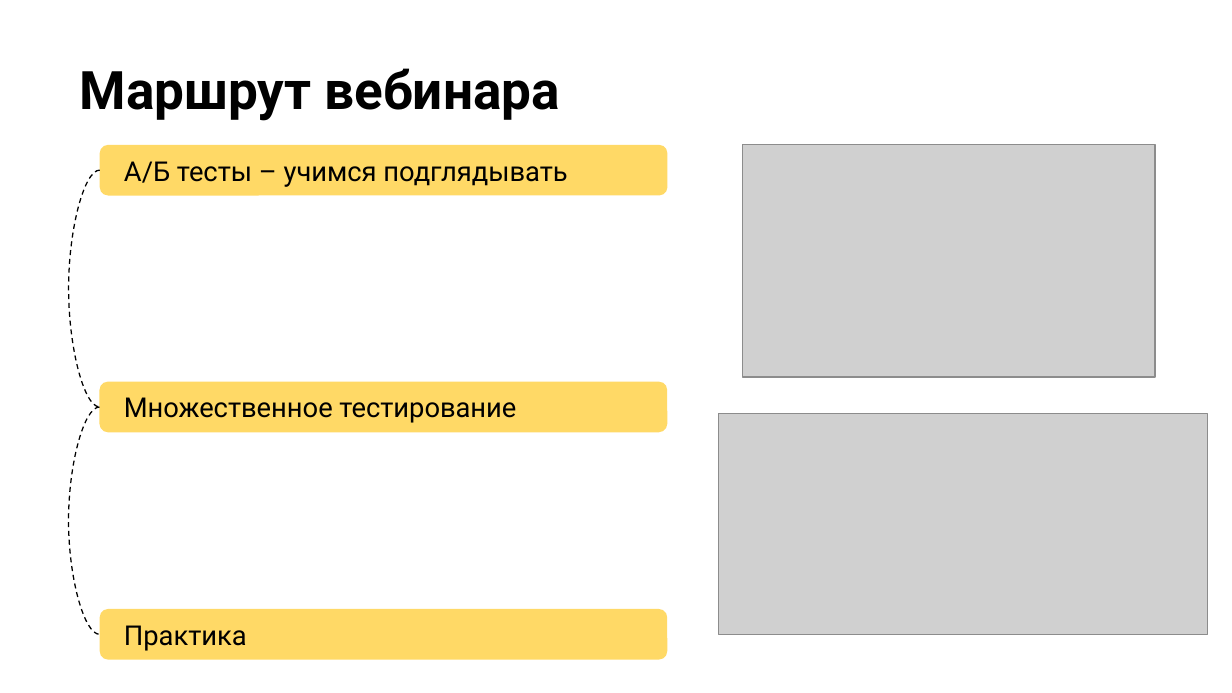
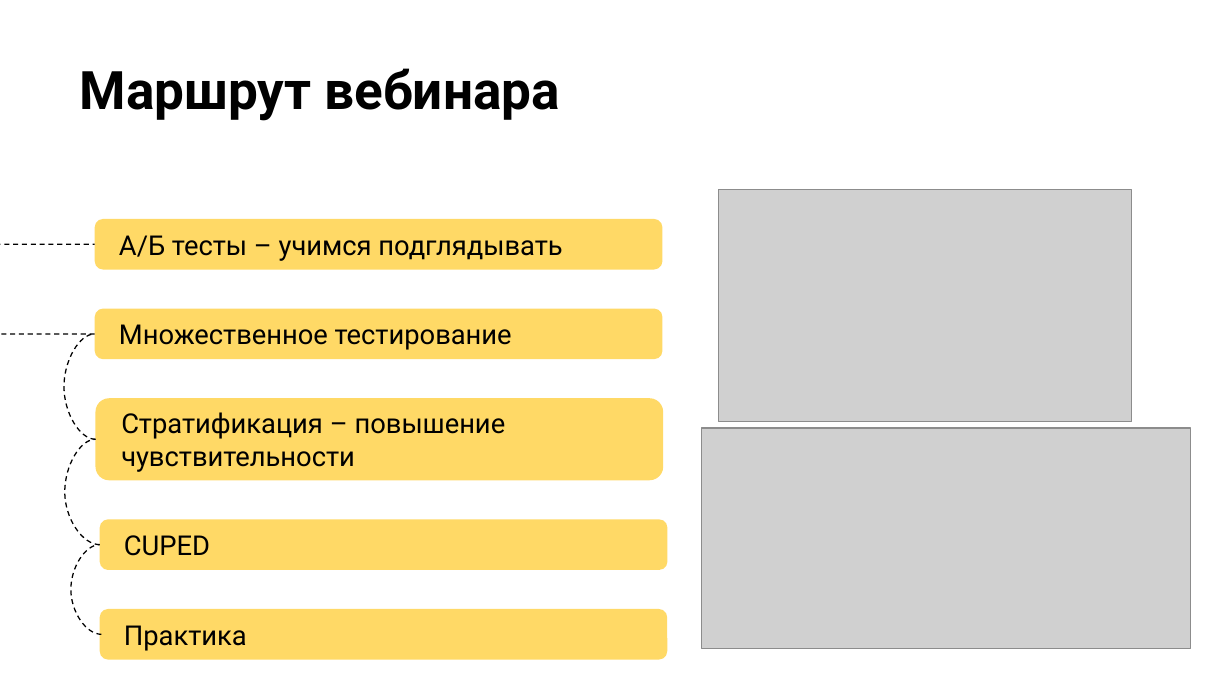
Before and after one commit to stureiko/Otus_lectures, a slide deck: slide 6 of Analytics/00-4 А:Б тесты - практика/Presentation/00-4 A:B test.pptx. Drawn at 1232x693 pixels with LibreOffice and Linux fonts; fonts in the diff are those of the drawing; grey boxes stand for pictures; background and template pictures are left out. Boxes give left, top, right and bottom in pixels: in the first picture for what was removed or moved away, otherwise in the second. Text is boxed around its words. In the diff, an @@ line names an element or a change of style, - is before the commit and + after.

```diff
--- a/Analytics/00-4 А:Б тесты - практика/Presentation/00-4 A:B test.pptx
+++ b/Analytics/00-4 А:Б тесты - практика/Presentation/00-4 A:B test.pptx
@@ picture: place and size @@
-picture at [743,145,1156,378]
+picture at [718,190,1131,423]
@@ rounded rectangle "А/Б тесты – учимся подглядывать": place and size @@
-rounded rectangle "А/Б тесты – учимся подглядывать" at [100,145,668,196]
+rounded rectangle "А/Б тесты – учимся подглядывать" at [95,219,663,270]
@@ curved line moved from (100, 170) - (100, 407) to (95, 334) - (95, 244) @@
@@ rounded rectangle "Множественное тестирование": place and size @@
-rounded rectangle "Множественное тестирование" at [100,382,668,432]
+rounded rectangle "Множественное тестирование" at [95,308,663,359]
@@ curved line added from (96, 440) to (95, 334), #000000 0.75 pt dashed @@
@@ rounded rectangle added at [96,398,664,480], fill #FFD966, 16 pt, text #000000 @@
+Стратификация – повышение чувствительности
@@ curved line added from (100, 545) to (96, 440), #000000 0.75 pt dashed @@
@@ picture: place and size @@
-picture at [718,414,1207,634]
+picture at [702,428,1191,648]
@@ rounded rectangle added at [100,520,668,570], fill #FFD966, 16 pt, text #000000 @@
+CUPED
@@ curved line moved from (100, 407) - (100, 634) to (101, 634) - (100, 545) @@
```
Also in this commit, not shown: 3 other slides changed, 10 slides added, 1 slide removed, 17 other files.
